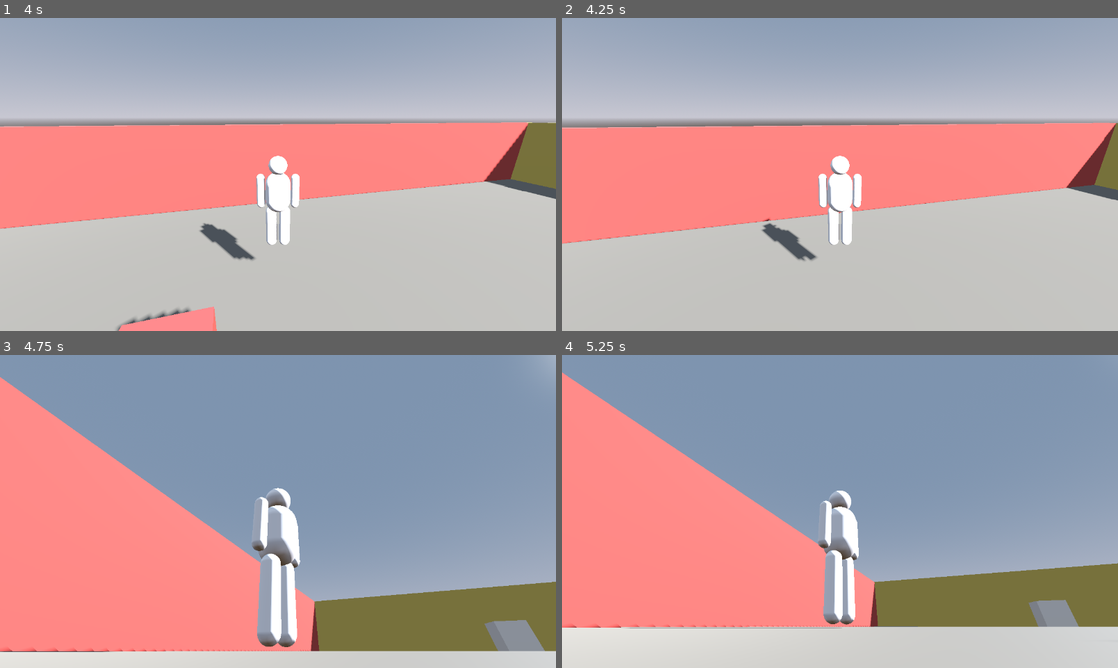
Above: before the commit, frames 1-4 (two rows, left to right).
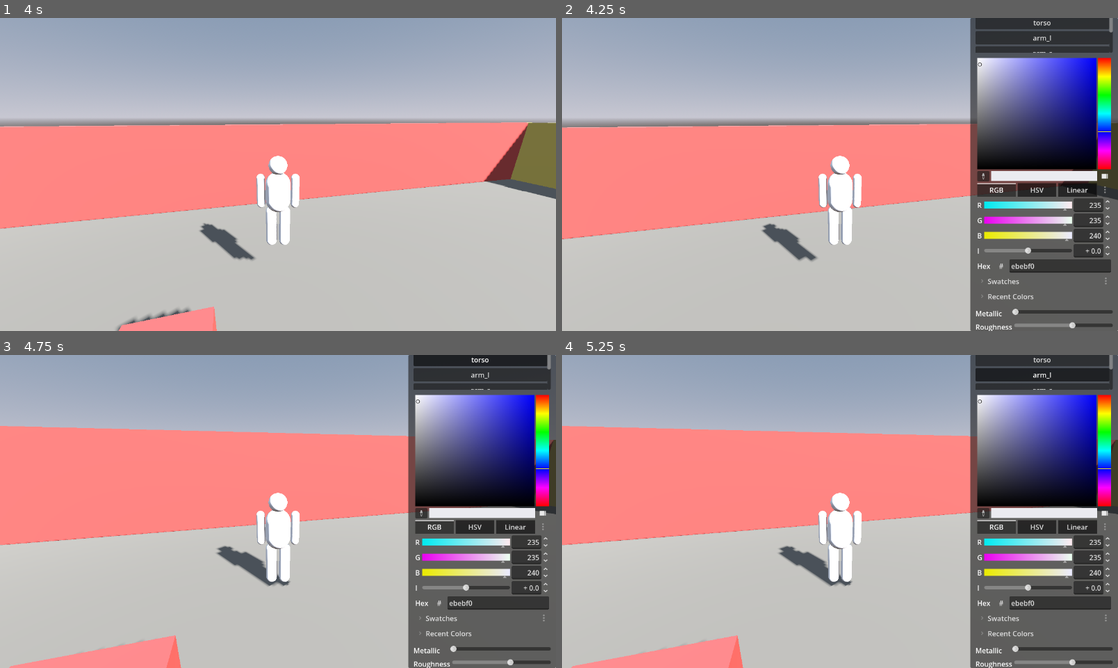
Above: after the commit, the same moments.

Repository: Occupying-Mars/meccha-girgit
Game: Godot game, scene res://scenes/game/test_arena.tscn
The game is run twice, just before and just after one commit, with the same random seed, the same clock (stepped at 60 frames per second) and the same inputs.
Inputs (mouse positions are in pixels of both pictures, inside the frame that each line leads up to):
- Up to frame 1 (4 s): tap Enter at 0.5 s; move the mouse to (305, 174) at 0.52 s; hold W (move_forward) from 0.53 s (still down); click (305, 174) at 0.6 s; tap Space (jump) at 0.77, 1.52, 3.02, 3.77 s; move the mouse to (250, 174) at 1.27 s; click (250, 174) at 1.35 s; move the mouse to (289, 168) at 2.02 s; click (289, 168) at 2.1 s; move the mouse to (272, 180) at 2.77 s; click (272, 180) at 2.85 s; move the mouse to (316, 177) at 3.52 s; click (316, 177) at 3.6 s
- Up to frame 2 (4.25 s): keep holding W (move_forward); tap P (paint_menu) at 4.15 s
- Up to frame 3 (4.75 s): release W (move_forward) at 4.25 s; click (478, 358) at 4.25 s, where only the run after the commit has a clickable "torso"
- Up to frame 4 (5.25 s): click (1040, 373) at 5 s, where only the run after the commit has a clickable "arm_l"

Frame 1 is identical in both runs. In frame 2, 27% of the frame differs, in the area x 0-100%, y 0-100%; in frame 3, 82%; in frame 4, 78%.

Commit message:
feat(painting): per-part color-block painting menu with eyedropper
Phase-1 hider painting (seeker.md §hider painting system):
- paint_menu.tscn/.gd: select a body part, color it via ColorPicker
  (wheel + RGB + HSV + hex + swatches), set metallic/roughness gloss
- eyedropper ("spoid"): raycasts from camera into the world, reads the
  hit surface's StandardMaterial albedo, applies it to the selected part
- hider_controller: P toggles the menu, suspends movement + frees mouse
  while open; Esc closes
- recorder: paint_demo test colors each part distinctly and opens the menu

Verified: each body part colors independently; menu renders correctly.

Co-Authored-By: Claude Opus 4.8 (1M context) <noreply@anthropic.com>

Diff:
--- a/scenes/characters/hider.tscn
+++ b/scenes/characters/hider.tscn
@@ -1,7 +1,8 @@
-[gd_scene load_steps=4 format=3 uid="uid://b0hider0scene0"]
+[gd_scene load_steps=5 format=3 uid="uid://b0hider0scene0"]
 
 [ext_resource type="Script" path="res://scripts/hider/hider_controller.gd" id="1_ctrl"]
 [ext_resource type="Script" path="res://scripts/hider/hider_body.gd" id="2_body"]
+[ext_resource type="PackedScene" uid="uid://d0paintmenu0" path="res://scenes/ui/paint_menu.tscn" id="3_paint"]
 
 [sub_resource type="CapsuleShape3D" id="CapsuleShape3D_1"]
 radius = 0.25
@@ -27,3 +28,5 @@
 
 [node name="Camera3D" type="Camera3D" parent="CameraYaw/CameraPitch/SpringArm3D"]
 transform = Transform3D(1, 0, 0, 0, 1, 0, 0, 0, 1, 0, 0, 3.5)
+
+[node name="PaintMenu" parent="." instance=ExtResource("3_paint")]
--- /dev/null
+++ b/scenes/ui/paint_menu.tscn
@@ -0,0 +1,95 @@
+[gd_scene load_steps=2 format=3 uid="uid://d0paintmenu0"]
+
+[ext_resource type="Script" path="res://scripts/painting/paint_menu.gd" id="1_paint"]
+
+[node name="PaintMenu" type="CanvasLayer"]
+script = ExtResource("1_paint")
+
+[node name="Panel" type="Panel" parent="."]
+anchors_preset = 6
+anchor_left = 1.0
+anchor_right = 1.0
+anchor_bottom = 1.0
+offset_left = -340.0
+offset_top = 0.0
+offset_right = 0.0
+offset_bottom = 0.0
+grow_horizontal = 0
+grow_vertical = 2
+
+[node name="Margin" type="MarginContainer" parent="Panel"]
+anchors_preset = 15
+anchor_right = 1.0
+anchor_bottom = 1.0
+grow_horizontal = 2
+grow_vertical = 2
+theme_override_constants/margin_left = 12
+theme_override_constants/margin_top = 12
+theme_override_constants/margin_right = 12
+theme_override_constants/margin_bottom = 12
+
+[node name="VBox" type="VBoxContainer" parent="Panel/Margin"]
+layout_mode = 2
+theme_override_constants/separation = 8
+
+[node name="Title" type="Label" parent="Panel/Margin/VBox"]
+layout_mode = 2
+text = "PAINT"
+
+[node name="PartLabel" type="Label" parent="Panel/Margin/VBox"]
+layout_mode = 2
+text = "Body part"
+
+[node name="PartScroll" type="ScrollContainer" parent="Panel/Margin/VBox"]
+custom_minimum_size = Vector2(0, 120)
+layout_mode = 2
+
+[node name="PartList" type="VBoxContainer" parent="Panel/Margin/VBox/PartScroll"]
+layout_mode = 2
+size_flags_horizontal = 3
+
+[node name="ColorPicker" type="ColorPicker" parent="Panel/Margin/VBox"]
+layout_mode = 2
+edit_alpha = false
+
+[node name="MetallicRow" type="HBoxContainer" parent="Panel/Margin/VBox"]
+layout_mode = 2
+
+[node name="MetallicLabel" type="Label" parent="Panel/Margin/VBox/MetallicRow"]
+custom_minimum_size = Vector2(80, 0)
+layout_mode = 2
+text = "Metallic"
+
+[node name="MetallicSlider" type="HSlider" parent="Panel/Margin/VBox/MetallicRow"]
+layout_mode = 2
+size_flags_horizontal = 3
+max_value = 1.0
+step = 0.05
+
+[node name="RoughnessRow" type="HBoxContainer" parent="Panel/Margin/VBox"]
+layout_mode = 2
+
+[node name="RoughnessLabel" type="Label" parent="Panel/Margin/VBox/RoughnessRow"]
+custom_minimum_size = Vector2(80, 0)
+layout_mode = 2
+text = "Roughness"
+
+[node name="RoughnessSlider" type="HSlider" parent="Panel/Margin/VBox/RoughnessRow"]
+layout_mode = 2
+size_flags_horizontal = 3
+max_value = 1.0
+step = 0.05
+value = 0.6
+
+[node name="EyedropperBtn" type="Button" parent="Panel/Margin/VBox"]
+layout_mode = 2
+text = "Eyedropper (sample world)"
+
+[node name="Status" type="Label" parent="Panel/Margin/VBox"]
+layout_mode = 2
+autowrap_mode = 2
+text = "Pick a part, then paint or sample."
+
+[node name="Hint" type="Label" parent="Panel/Margin/VBox"]
+layout_mode = 2
+text = "P / Esc to close"
--- a/scripts/dev/recorder.gd
+++ b/scripts/dev/recorder.gd
@@ -89,8 +89,37 @@
 		"look_walk":
 			_play_input([{"action": "move_forward", "press": 0.0, "release": 3.0}])
 			_play_mouse(Vector2(6.0, 0.0), 80)
+		"paint_demo":
+			# Paint each body part a different color (proves per-part
+			# independence), then open the paint menu so the UI is visible.
+			_paint_demo()
 		_:
 			push_warning("[recorder] unknown test name: " + test_name)
+
+
+func _paint_demo() -> void:
+	# Find the hider body and color parts distinctly, then open the menu.
+	var scene := get_tree().current_scene
+	var hider := scene.find_child("Hider", true, false)
+	if hider == null:
+		push_warning("[recorder] paint_demo: no Hider found")
+		return
+	var body = hider.get("body")
+	if body == null:
+		body = hider.find_child("HiderBody", true, false)
+	var scheme := {
+		"head": Color(0.85, 0.83, 0.80),
+		"torso": Color(0.28, 0.45, 0.68),
+		"arm_l": Color(0.70, 0.30, 0.28),
+		"arm_r": Color(0.40, 0.58, 0.34),
+		"leg_l": Color(0.74, 0.66, 0.32),
+		"leg_r": Color(0.55, 0.50, 0.62),
+	}
+	for part_name in scheme:
+		body.set_part_color(part_name, scheme[part_name])
+	# Open the paint menu via the action so the controller suspends movement.
+	_schedule_action("paint_menu", 0.2, true)
+	_schedule_action("paint_menu", 0.25, false)
 
 
 func _play_input(events: Array) -> void:
--- a/scripts/hider/hider_controller.gd
+++ b/scripts/hider/hider_controller.gd
@@ -18,6 +18,7 @@
 @onready var _yaw: Node3D = $CameraYaw
 @onready var _pitch: Node3D = $CameraYaw/CameraPitch
 @onready var body: HiderBody = $HiderBody
+@onready var _paint_menu: PaintMenu = $PaintMenu
 
 var input_enabled: bool = true
 var _pitch_angle: float = -0.25
@@ -25,6 +26,32 @@
 
 func _ready() -> void:
 	Input.mouse_mode = Input.MOUSE_MODE_CAPTURED
+	# Body builds its parts on its own _ready; ensure it's ready before setup.
+	if body.parts.is_empty():
+		body._build()
+	_paint_menu.setup(body)
+	_paint_menu.closed.connect(_on_menu_closed)
+
+
+func _process(_delta: float) -> void:
+	if Input.is_action_just_pressed("paint_menu"):
+		if _paint_menu.visible:
+			_close_menu()
+		else:
+			_open_menu()
+	elif Input.is_action_just_pressed("ui_cancel") and _paint_menu.visible:
+		_close_menu()
+
+
+func _open_menu() -> void:
+	set_input_enabled(false)
+	_paint_menu.open()
+
+func _close_menu() -> void:
+	_paint_menu.close()  # emits closed -> _on_menu_closed
+
+func _on_menu_closed() -> void:
+	set_input_enabled(true)
 
 
 func _unhandled_input(event: InputEvent) -> void:
--- /dev/null
+++ b/scripts/painting/paint_menu.gd
@@ -0,0 +1,153 @@
+extends CanvasLayer
+class_name PaintMenu
+## Hider painting UI (seeker.md §hider painting system).
+##
+## PHASE 1: color-block per body part. Select a part, then:
+##   - pick a color (ColorPicker = wheel + RGB + HSV, built in)
+##   - set gloss (metallic / roughness sliders) to match surroundings
+##   - or use the eyedropper ("spoid") to sample the exact color of any
+##     wall / floor / prop in the world via a 3D raycast.
+##
+## Opened/closed by the hider controller; while open the world input is
+## suspended and the mouse is freed so the menu is usable.
+
+signal closed
+
+@onready var _part_list: VBoxContainer = $Panel/Margin/VBox/PartScroll/PartList
+@onready var _picker: ColorPicker = $Panel/Margin/VBox/ColorPicker
+@onready var _metallic: HSlider = $Panel/Margin/VBox/MetallicRow/MetallicSlider
+@onready var _roughness: HSlider = $Panel/Margin/VBox/RoughnessRow/RoughnessSlider
+@onready var _eyedropper_btn: Button = $Panel/Margin/VBox/EyedropperBtn
+@onready var _status: Label = $Panel/Margin/VBox/Status
+
+var body: HiderBody
+var _selected_part: String = ""
+var _eyedropper_active: bool = false
+var _part_buttons: Dictionary = {}
+
+
+func setup(hider_body: HiderBody) -> void:
+	body = hider_body
+	_build_part_buttons()
+	_select_part(body.part_names()[0] if body.part_names().size() > 0 else "")
+
+
+func _ready() -> void:
+	visible = false
+	_picker.color_changed.connect(_on_color_changed)
+	_metallic.value_changed.connect(_on_gloss_changed)
+	_roughness.value_changed.connect(_on_gloss_changed)
+	_eyedropper_btn.pressed.connect(_on_eyedropper_pressed)
+
+
+func open() -> void:
+	visible = true
+	_eyedropper_active = false
+	_refresh_from_part()
+	_status.text = "Pick a part, then paint or sample."
+
+
+func close() -> void:
+	visible = false
+	_eyedropper_active = false
+	closed.emit()
+
+
+func _build_part_buttons() -> void:
+	for c in _part_list.get_children():
+		c.queue_free()
+	_part_buttons.clear()
+	for part_name in body.part_names():
+		var b := Button.new()
+		b.text = part_name
+		b.toggle_mode = true
+		b.pressed.connect(_select_part.bind(part_name))
+		_part_list.add_child(b)
+		_part_buttons[part_name] = b
+
+
+func _select_part(part_name: String) -> void:
+	_selected_part = part_name
+	for n in _part_buttons:
+		_part_buttons[n].button_pressed = (n == part_name)
+	_refresh_from_part()
+
+
+func _refresh_from_part() -> void:
+	if _selected_part == "" or body == null:
+		return
+	# Reflect the part's current color without re-emitting change signals.
+	_picker.color = body.get_part_color(_selected_part)
+
+
+func _on_color_changed(c: Color) -> void:
+	if _selected_part != "" and body != null:
+		body.set_part_color(_selected_part, c)
+
+
+func _on_gloss_changed(_v: float) -> void:
+	if _selected_part != "" and body != null:
+		body.set_part_gloss(_selected_part, _metallic.value, _roughness.value)
+
+
+func _on_eyedropper_pressed() -> void:
+	_eyedropper_active = true
+	_status.text = "EYEDROPPER: click any surface to sample its color."
+
+
+func _unhandled_input(event: InputEvent) -> void:
+	if not visible:
+		return
+	if _eyedropper_active and event is InputEventMouseButton \
+			and event.button_index == MOUSE_BUTTON_LEFT and event.pressed:
+		_sample_world(event.position)
+		get_viewport().set_input_as_handled()
+
+
+func _sample_world(screen_pos: Vector2) -> void:
+	var cam := get_viewport().get_camera_3d()
+	if cam == null:
+		return
+	var from := cam.project_ray_origin(screen_pos)
+	var dir := cam.project_ray_normal(screen_pos)
+	var query := PhysicsRayQueryParameters3D.create(from, from + dir * 100.0)
+	# Exclude the hider so we sample the world, not the body.
+	if body != null:
+		query.exclude = [body.get_parent().get_rid()] if body.get_parent() is CollisionObject3D else []
+	var hit := cam.get_world_3d().direct_space_state.intersect_ray(query)
+	if hit.is_empty():
+		_status.text = "Eyedropper missed — aim at a surface."
+		return
+	var color: Variant = _color_of(hit.get("collider"))
+	if color == null:
+		_status.text = "No color on that surface."
+		return
+	_picker.color = color
+	_on_color_changed(color)
+	_eyedropper_active = false
+	_status.text = "Sampled %s onto %s." % [color.to_html(false), _selected_part]
+
+
+func _color_of(collider) -> Variant:
+	# Find the first MeshInstance3D under the collider and read its albedo.
+	if collider == null or not (collider is Node):
+		return null
+	var mi := _find_mesh(collider)
+	if mi == null:
+		return null
+	var mat: Material = mi.material_override
+	if mat == null and mi.mesh != null and mi.mesh.get_surface_count() > 0:
+		mat = mi.get_active_material(0)
+	if mat is StandardMaterial3D:
+		return mat.albedo_color
+	return null
+
+
+func _find_mesh(node: Node) -> MeshInstance3D:
+	if node is MeshInstance3D:
+		return node
+	for child in node.get_children():
+		var found := _find_mesh(child)
+		if found != null:
+			return found
+	return null
Not shown, added: scripts/painting/paint_menu.gd.uid
